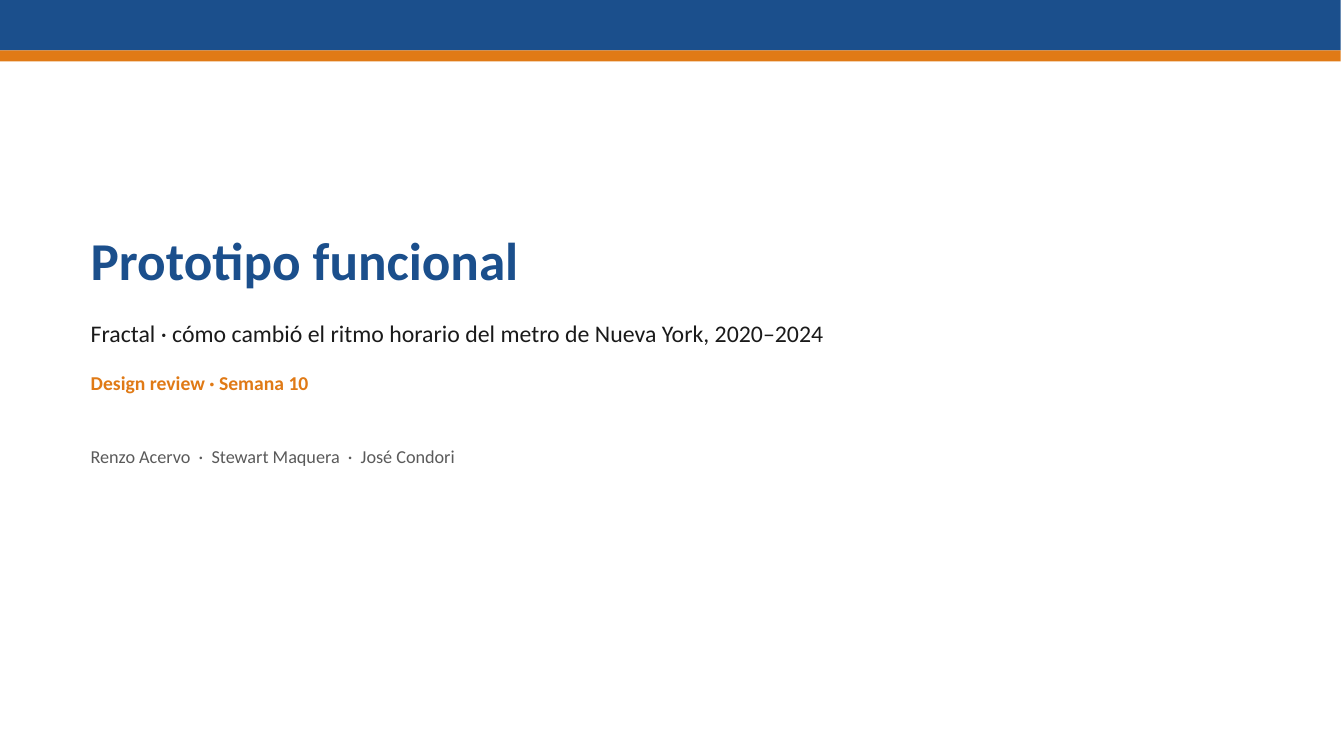
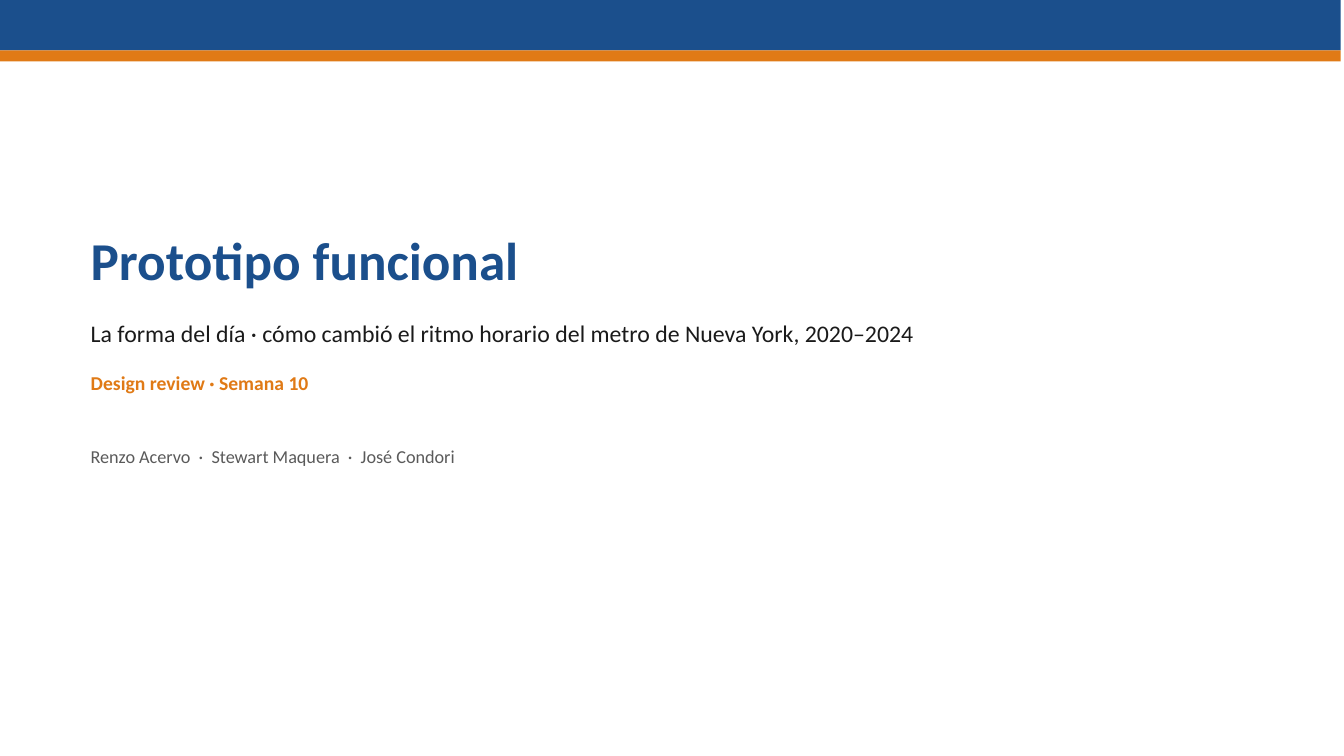
Before and after one commit to stewartmb/data-visualization-2026-2, a slide deck: slide 1 of deliveries/week10/PresentationWeek10.pptx. Drawn at 1344x756 pixels with LibreOffice and Linux fonts; fonts in the diff are those of the drawing. Boxes give left, top, right and bottom in pixels: in the first picture for what was removed or moved away, otherwise in the second. Text is boxed around its words. In the diff, an @@ line names an element or a change of style, - is before the commit and + after.

Commit message:
Revert "Rename the project to Fractal"
This reverts commit 2eb45e734c7d33a474bbf04605910eb0c77b711c.

```diff
--- a/deliveries/week10/PresentationWeek10.pptx
+++ b/deliveries/week10/PresentationWeek10.pptx
@@ text at bbox=[91, 325, 913, 345]: text changed @@
-Fractal · cómo cambió el ritmo horario del metro de Nueva York, 2020–2024
+La forma del día · cómo cambió el ritmo horario del metro de Nueva York, 2020–2024
```
Also in this commit, not shown: 14 other files.
